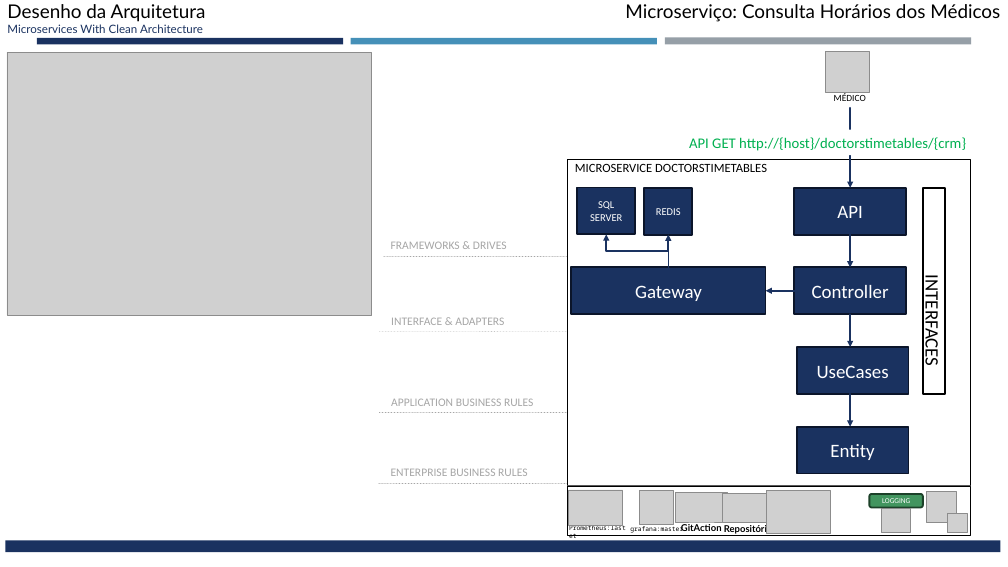
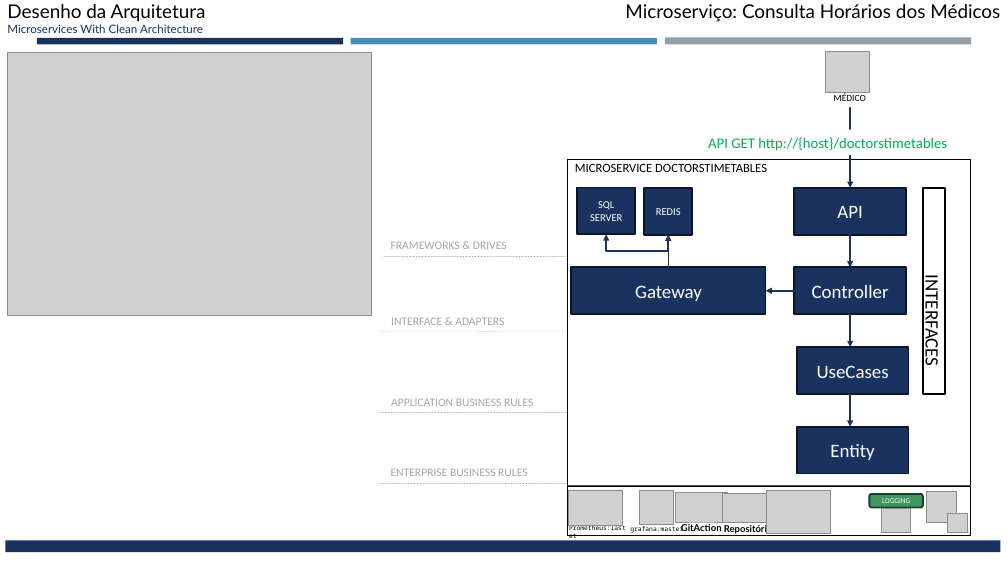
Before and after one commit to codes-and-technology/medico, a slide deck: slide 11 of docs/Desenho da Solução Hackathon - Fase 5 v1.pptx. Drawn at 1008x567 pixels with LibreOffice and Linux fonts; fonts in the diff are those of the drawing; grey boxes stand for pictures. Boxes give left, top, right and bottom in pixels: in the first picture for what was removed or moved away, otherwise in the second. Text is boxed around its words. In the diff, an @@ line names an element or a change of style, - is before the commit and + after.

```diff
--- a/docs/Desenho da Solução Hackathon - Fase 5 v1.pptx
+++ b/docs/Desenho da Solução Hackathon - Fase 5 v1.pptx
@@ text at <box>708,137,947,151</box>: text changed @@
-API GET http://{host}/doctorstimetables/{crm}
+API GET http://{host}/doctorstimetables
```
Also in this commit, not shown: 6 other slides changed.
